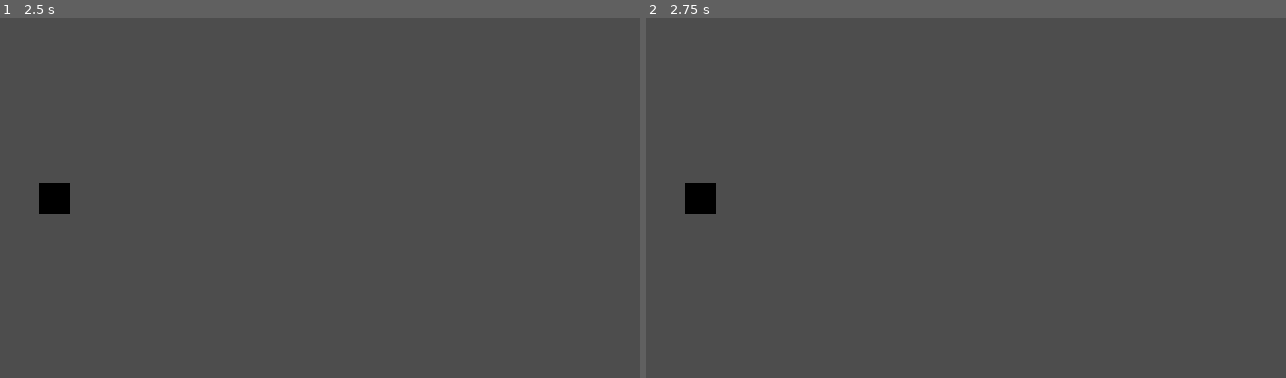
Above: before the commit, frames 1-2 (left to right).
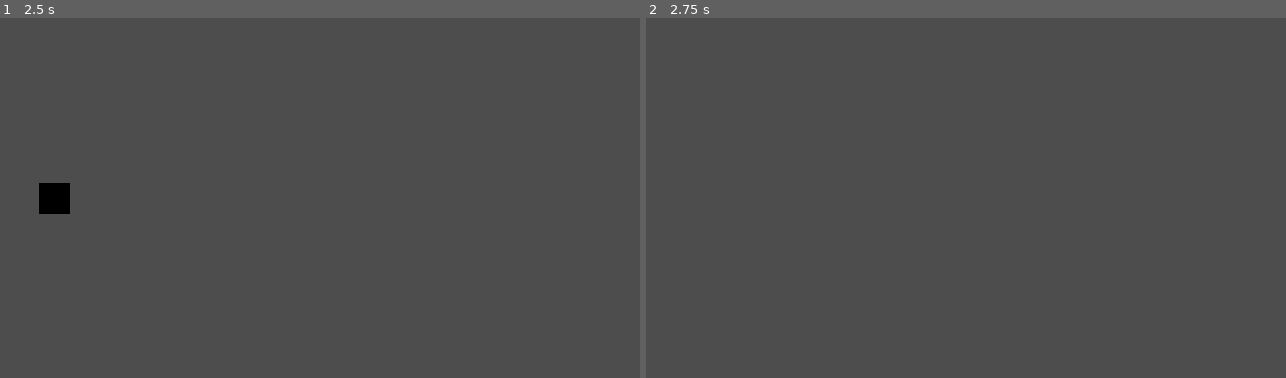
Above: after the commit, the same moments.

Repository: breenatheseira/simple-platformer
Game: Godot game, scene res://game.tscn
Two runs of this game, one before a commit and one after it. Both use one fixed random seed, a clock stepped at 60 frames per second and the inputs below.
Inputs:
- Up to frame 1 (2.5 s): tap Enter at 0.5, 2 s; tap Space (jump) at 0.77, 1.25, 1.52 s
- Up to frame 2 (2.75 s): no input

Frame 1 is identical in both runs. In frame 2, 0.4% of the frame differs, in the area x 6-11%, y 45-55%.

Commit message:
Hitbox and HeadBox are respected. Player can die from colliding

Diff:
--- a/Player.gd
+++ b/Player.gd
@@ -38,3 +38,10 @@
 			jumping = false
 
 			position.y -= depth
+
+
+func _on_hit_box_body_entered(body):
+	queue_free()
+
+func _on_head_box_body_entered(body):
+	y_velocity = max(y_velocity, 0)
--- a/game.tscn
+++ b/game.tscn
@@ -5,7 +5,7 @@
 [ext_resource type="Script" path="res://Player.gd" id="1_deayr"]
 
 [sub_resource type="RectangleShape2D" id="RectangleShape2D_g3r6j"]
-size = Vector2(28, 28)
+size = Vector2(10, 28)
 
 [sub_resource type="RectangleShape2D" id="RectangleShape2D_s5kb8"]
 size = Vector2(32, 3)
@@ -31,7 +31,7 @@
 [node name="HitBox" type="Area2D" parent="Player"]
 
 [node name="CollisionShape2D" type="CollisionShape2D" parent="Player/HitBox"]
-position = Vector2(-1, 1)
+position = Vector2(0, 1)
 shape = SubResource("RectangleShape2D_g3r6j")
 
 [node name="HeadBox" type="Area2D" parent="Player"]
@@ -42,3 +42,6 @@
 
 [node name="Floor" type="Node2D" parent="."]
 position = Vector2(60, 213)
+
+[connection signal="body_entered" from="Player/HitBox" to="Player" method="_on_hit_box_body_entered"]
+[connection signal="body_entered" from="Player/HeadBox" to="Player" method="_on_head_box_body_entered"]
--- a/segments/a.tscn
+++ b/segments/a.tscn
@@ -6,4 +6,4 @@
 position = Vector2(35, 38)
 rotation = -0.000276103
 scale = Vector2(0.996574, 0.878808)
-polygon = PackedVector2Array(-35.1118, -35.286, 57.6945, -32.5016, 64.4685, 1.9529, 219.223, 22.0281, 242.553, -10.7699, 392.123, 16.5938, 449.163, 19.1192, 474.749, -16.4666, 538.672, 2.26416, 539.822, 112.822, -39.159, 102.399)
+polygon = PackedVector2Array(-35.1118, -35.286, 57.6945, -32.5016, 64.4685, 1.9529, 219.223, 22.0281, 309.053, 23.9928, 392.123, 16.5938, 449.163, 19.1192, 491.682, 9.25718, 538.672, 2.26416, 539.822, 112.822, -39.159, 102.399)
--- a/segments/b.tscn
+++ b/segments/b.tscn
@@ -7,4 +7,4 @@
 rotation = -0.000519579
 scale = Vector2(0.99316, 0.772304)
 skew = -6.96182e-05
-polygon = PackedVector2Array(-71.0589, 31.1272, 57.8238, 28.6237, 219.223, 22.0281, 392.123, 16.5938, 449.163, 19.1192, 474.749, -16.4666, 538.672, 2.26416, 564.926, 37.7278, 565.912, 109.416, -75.2833, 104.664)
+polygon = PackedVector2Array(-71.0589, 31.1272, 78.5455, -18.0751, 219.223, 22.0281, 316.173, -23.0957, 449.163, 19.1192, 474.749, -16.4666, 538.672, 2.26416, 564.926, 37.7278, 565.912, 109.416, -75.2833, 104.664)
